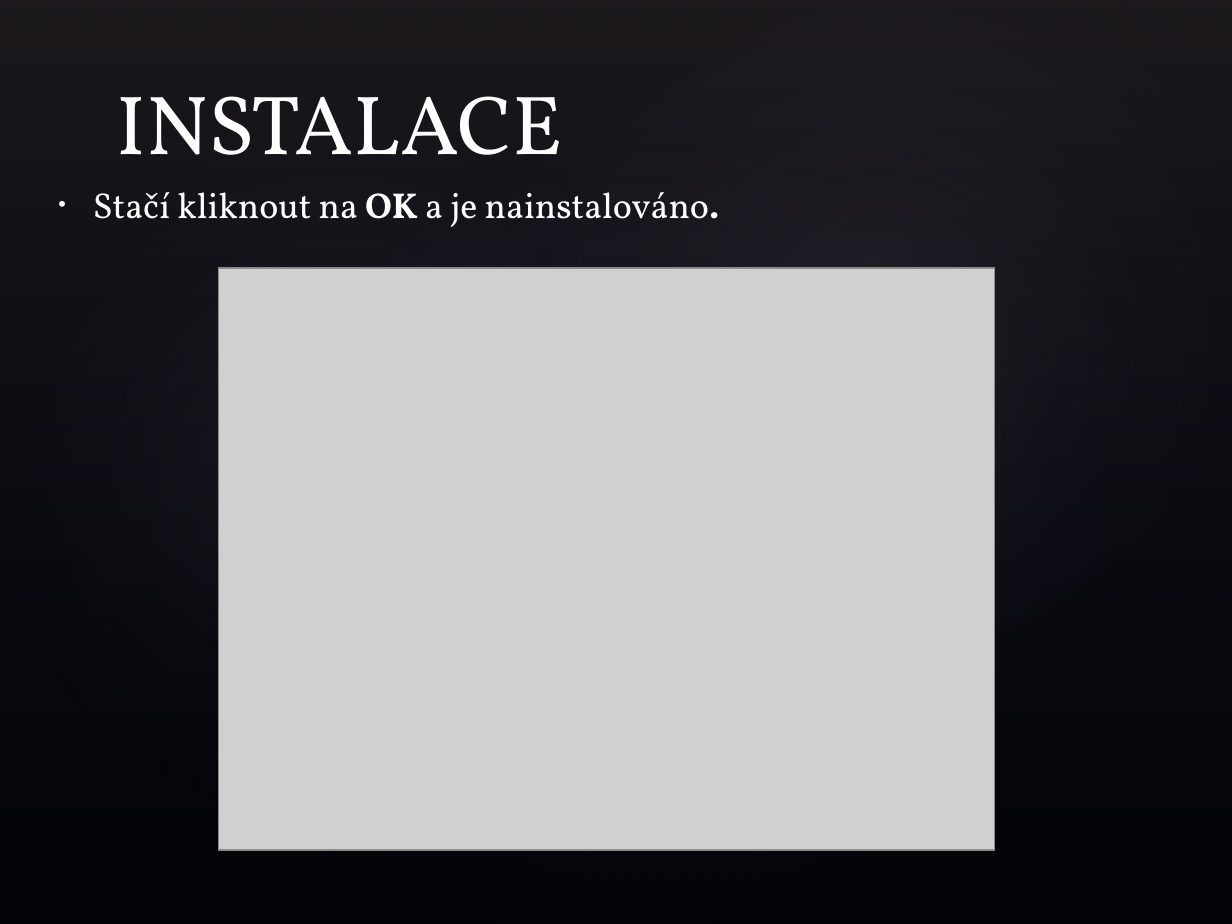
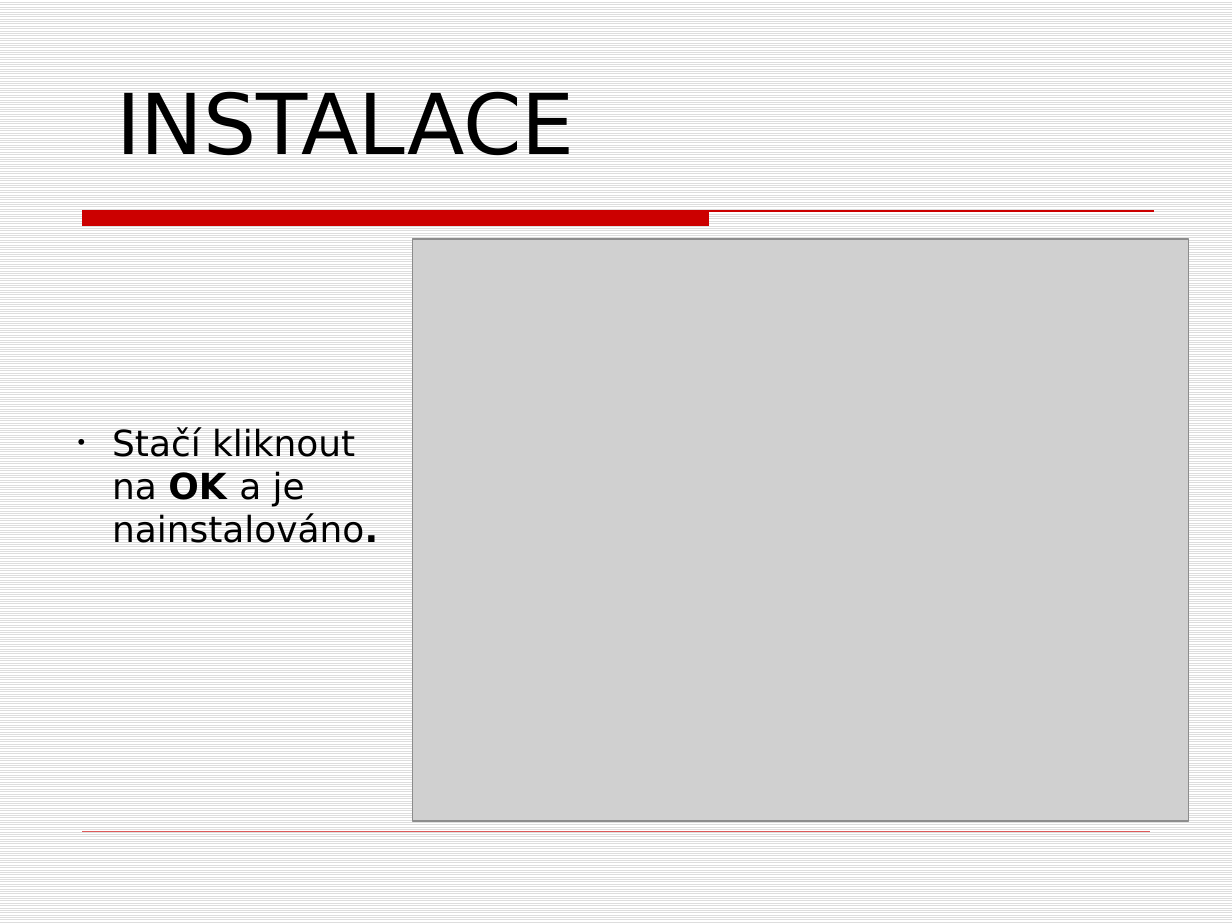
Before and after one commit to Petr8072/trida, a slide deck: slide 16 of Windows Server 2008 R2.pptx (slide 15 before the commit). Drawn at 1232x924 pixels with LibreOffice and Linux fonts; fonts in the diff are those of the drawing; grey boxes stand for pictures; background and template pictures are left out. Boxes give left, top, right and bottom in pixels: in the first picture for what was removed or moved away, otherwise in the second. Text is boxed around its words. In the diff, an @@ line names an element or a change of style, - is before the commit and + after.

```diff
--- a/Windows Server 2008 R2.pptx
+++ b/Windows Server 2008 R2.pptx
@@ background picture (left out) to pattern #DDDDDD on #FFFFFF @@
@@ rectangle removed at <box>0,0,1232,924</box> @@
@@ ellipse removed at <box>0,0,765,924</box> @@
@@ ellipse removed at <box>56,0,1232,924</box> @@
@@ ellipse removed at <box>338,0,1232,837</box> @@
@@ text "INSTALACE" at <box>116,92,574,155</box>: font Vollkorn to DejaVu Sans, text colour #FFFFFF to #000000 @@
@@ text "Stačí kliknout na OK a ..." at <box>112,427,378,543</box>: font Vollkorn to DejaVu Sans, text colour #FFFFFF to #000000 @@
@@ text "Stačí kliknout na OK a ...": place and size @@
-text "Stačí kliknout na OK a ..." at <box>93,192,720,227</box>
+text "Stačí kliknout na OK a ..." at <box>112,427,378,543</box>
@@ freeform shape added at <box>83,211,1154,225</box>, fill #CC0000, outline #CC0000 0.75 pt @@
@@ picture: place and size @@
-picture at <box>218,269,994,850</box>
+picture at <box>413,239,1189,821</box>
@@ line added from (83, 832) to (1149, 832), #CC0000 0.25 pt @@
```
Also in this commit, not shown: 12 other slides changed, 5 slides added, 3 slides removed.
